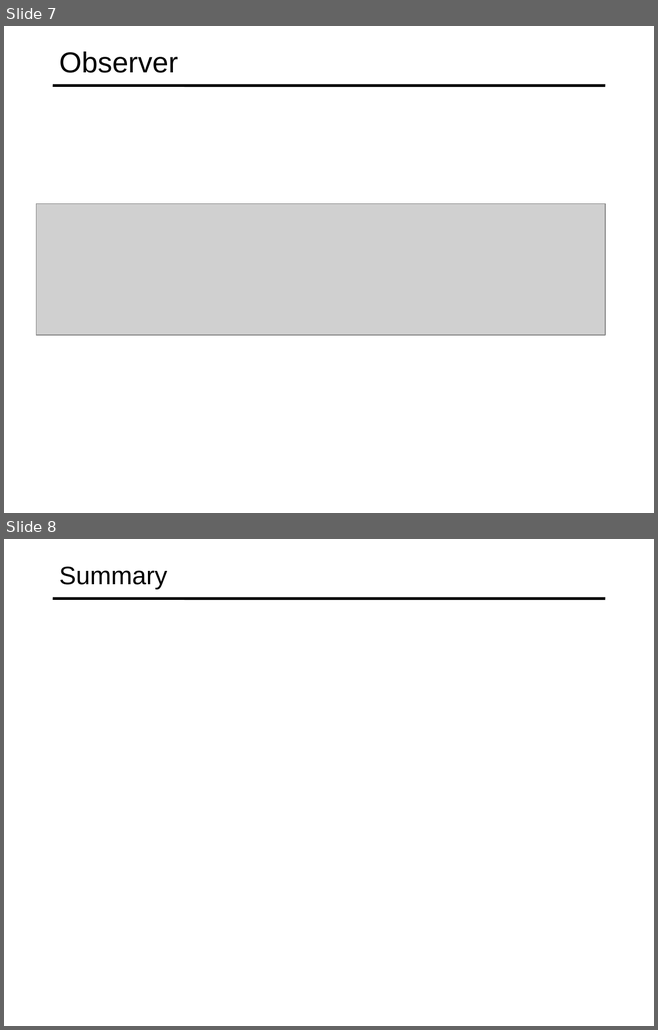
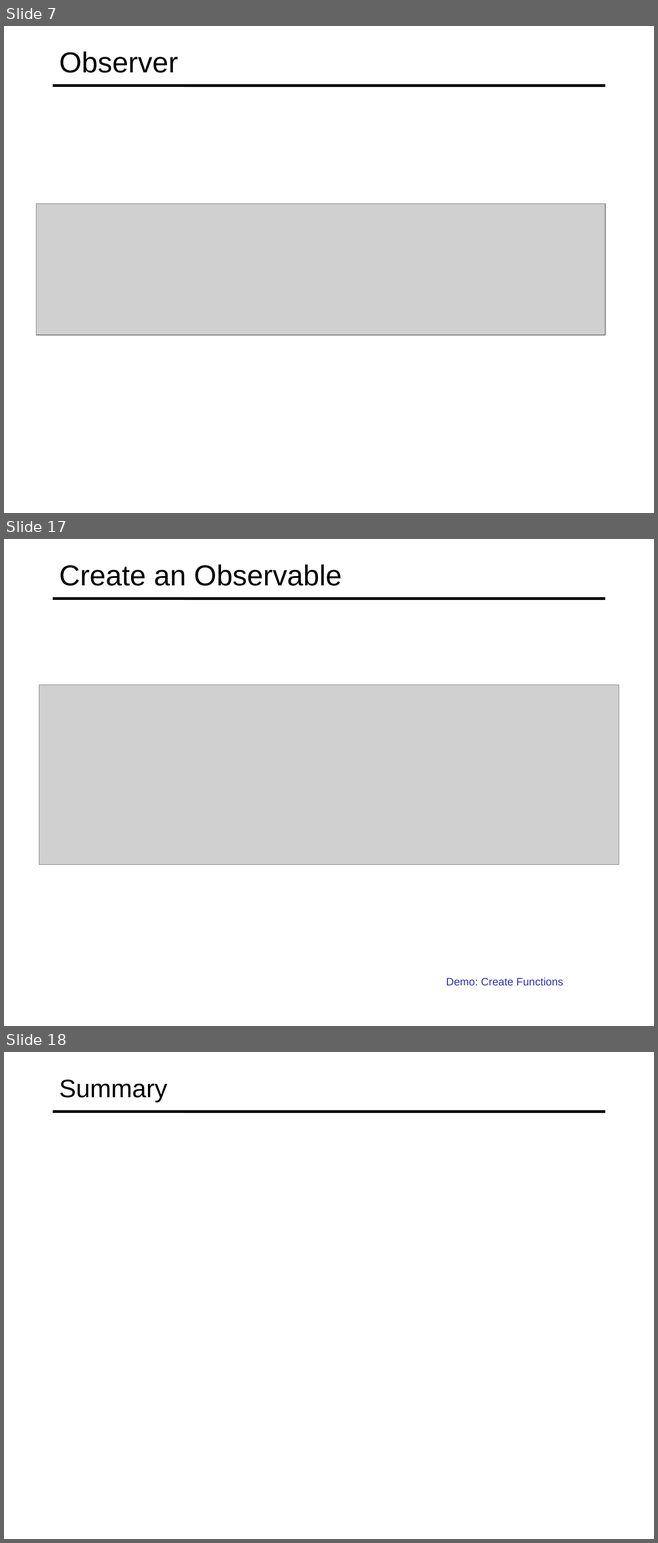
Before and after one commit to specter01wj/Jago_Link_Training, a slide deck: Angular/Angular12/RxJS Fundamental/2_RxJS_Terms_Syntax/L2_2_RxJS_Terms_Syntax.ppt. Shown one above the other, each under a label of ours: slides 7 and 8 before the commit, slides 7, 17 and 18 after it; the slides between them are not shown. The pictures are 658x1030 and 658x1543 pixels, drawn with LibreOffice and Linux fonts; fonts in the diff are those of the drawing; grey boxes stand for pictures. Boxes give left, top, right and bottom in pixels: in the first picture for what was removed or moved away, otherwise in the second. Text is boxed around its words. In the diff, an @@ line names an element or a change of style, - is before the commit and + after.

```diff
--- a/Angular/Angular12/RxJS Fundamental/2_RxJS_Terms_Syntax/L2_2_RxJS_Terms_Syntax.ppt
+++ b/Angular/Angular12/RxJS Fundamental/2_RxJS_Terms_Syntax/L2_2_RxJS_Terms_Syntax.ppt
@@ slide 17 added at (x1=4, y1=539, x2=654, y2=1026), background #FFFFFF; not listed: 1 template element that a slide beside it also shows @@
@@ title added at (x1=59, y1=565, x2=342, y2=586), 32 pt, text #000000 @@
+Create an Observable
@@ picture added at (x1=39, y1=685, x2=619, y2=864) @@
@@ text added at (x1=446, y1=977, x2=563, y2=986), 12 pt, text #2D2DB9 @@
+  Demo: Create Functions
@@ what was slide 8 is now slide 18 @@
```
Also in this commit, not shown: 9 other slides added, 26 other files.
